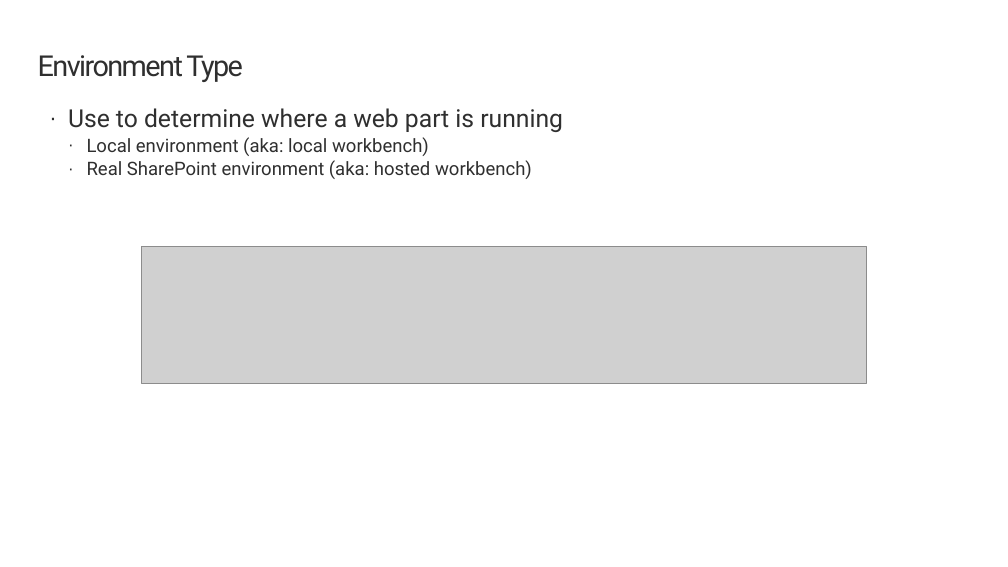
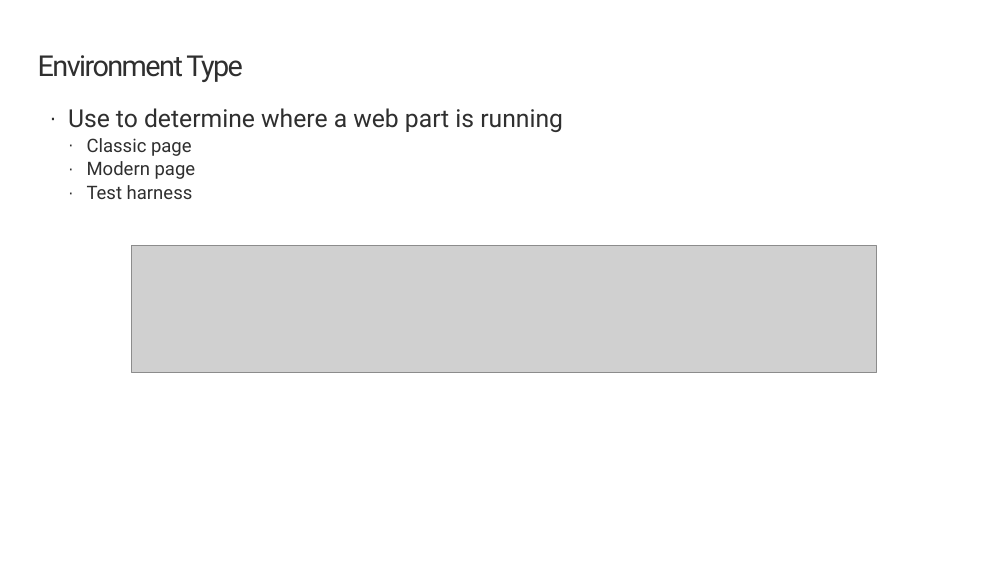
Before and after one commit to SharePoint/sp-dev-training-spfx-web-parts, a slide deck: slide 12 of 03-spfxapi.pptx (slide 13 before the commit). Drawn at 1008x567 pixels with LibreOffice and Linux fonts; fonts in the diff are those of the drawing; grey boxes stand for pictures; background and template pictures are left out. Boxes give left, top, right and bottom in pixels: in the first picture for what was removed or moved away, otherwise in the second. Text is boxed around its words. In the diff, an @@ line names an element or a change of style, - is before the commit and + after.

```diff
--- a/03-spfxapi.pptx
+++ b/03-spfxapi.pptx
@@ text at (x1=87, y1=138, x2=196, y2=199): text changed @@
-  · Local environment (aka: local workbench)
-  · Real SharePoint environment (aka: hosted workbench)
+  · Classic page
+  · Modern page
+  · Test harness
@@ picture resized from (x1=142, y1=246, x2=866, y2=383) to (x1=132, y1=246, x2=876, y2=373) @@
```
Also in this commit, not shown: 6 other slides changed, 1 slide removed.
